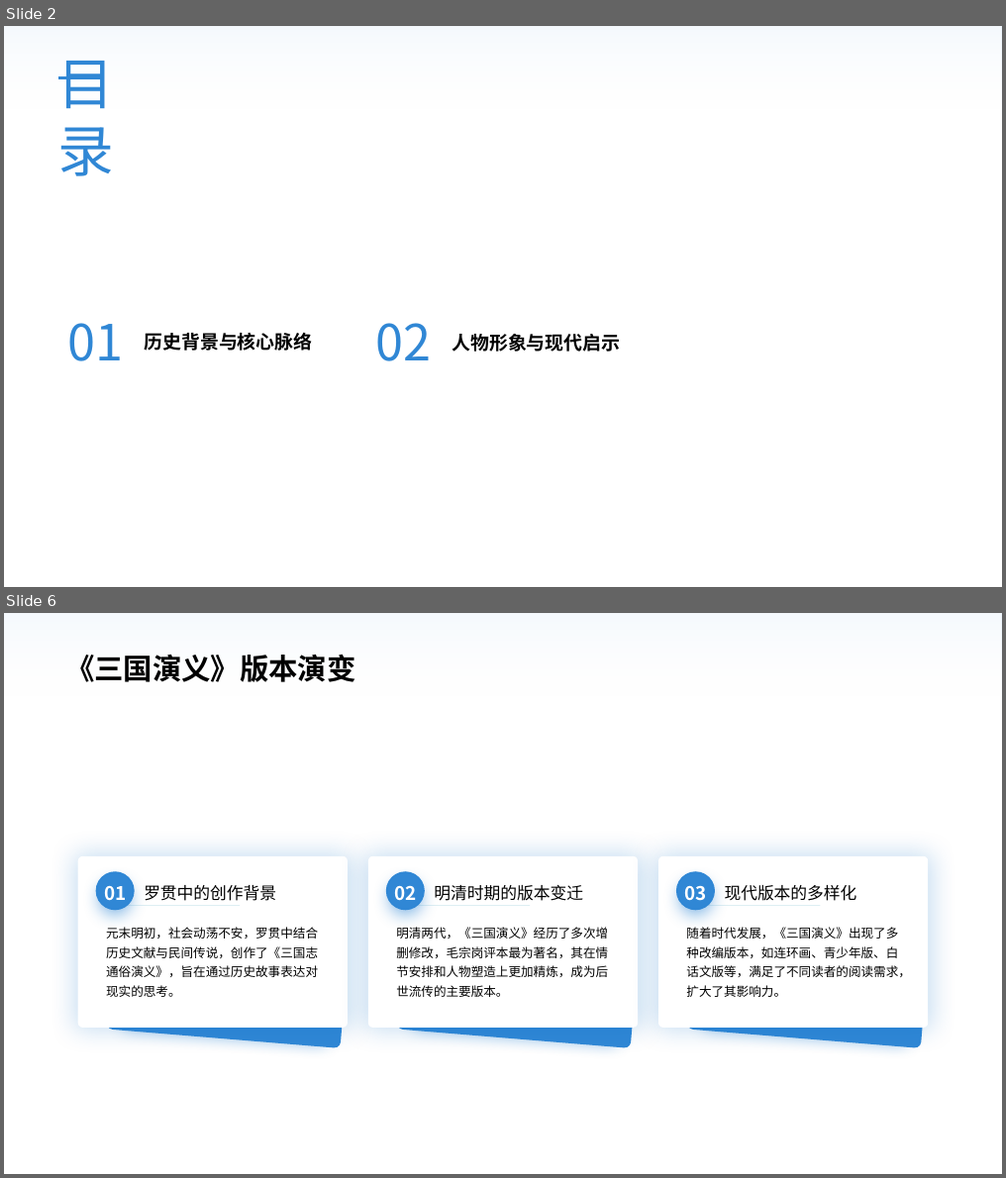
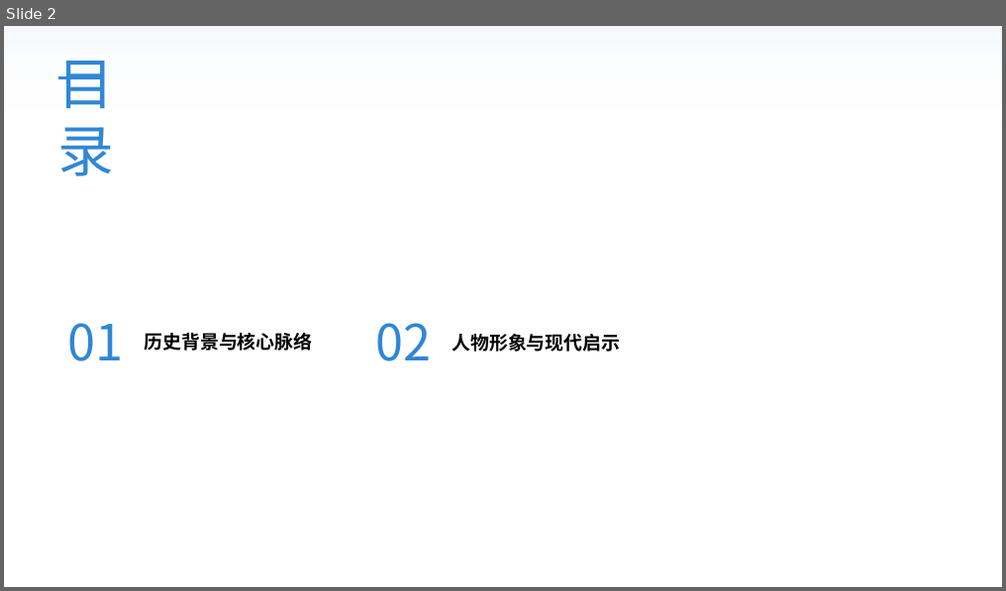
Before and after one commit to fefeding/pptx-parser, a slide deck: examples/3guo.pptx. Shown one above the other, each under a label of ours: slides 2 and 6 before the commit, slide 2 after it; the slides between them are not shown. The pictures are 1006x1178 and 1006x591 pixels, drawn with LibreOffice and Linux fonts; fonts in the diff are those of the drawing; background and template pictures are left out. Boxes give left, top, right and bottom in pixels: in the first picture for what was removed or moved away, otherwise in the second. Text is boxed around its words. In the diff, an @@ line names an element or a change of style, - is before the commit and + after.

```diff
--- a/examples/3guo.pptx
+++ b/examples/3guo.pptx
@@ slide 6 removed at <box>4,613,1002,1174</box>, background picture (left out); not listed: 1 template element that a slide beside it also shows @@
@@ text removed at <box>65,654,356,682</box> @@
-《三国演义》版本演变
@@ group removed at <box>78,857,928,1050</box>: 9 texts, 6 rounded rectangles, 3 lines, 3 ellipses @@
-元末明初，社会动荡不安，罗贯中结合历史文献与民间传说，创作了《三国志通俗演义》，旨在通过历史故事表达对现实的思考。
-罗贯中的创作背景
-01
-明清两代，《三国演义》经历了多次增删修改，毛宗岗评本最为著名，其在情节安排和人物塑造上更加精炼，成为后世流传的主要版本。
-明清时期的版本变迁
-02
-随着时代发展，《三国演义》出现了多种改编版本，如连环画、青少年版、白话文版等，满足了不同读者的阅读需求，扩大了其影响力。
-现代版本的多样化
-03
```
Also in this commit, not shown: 9 other slides removed, 1 other file.
